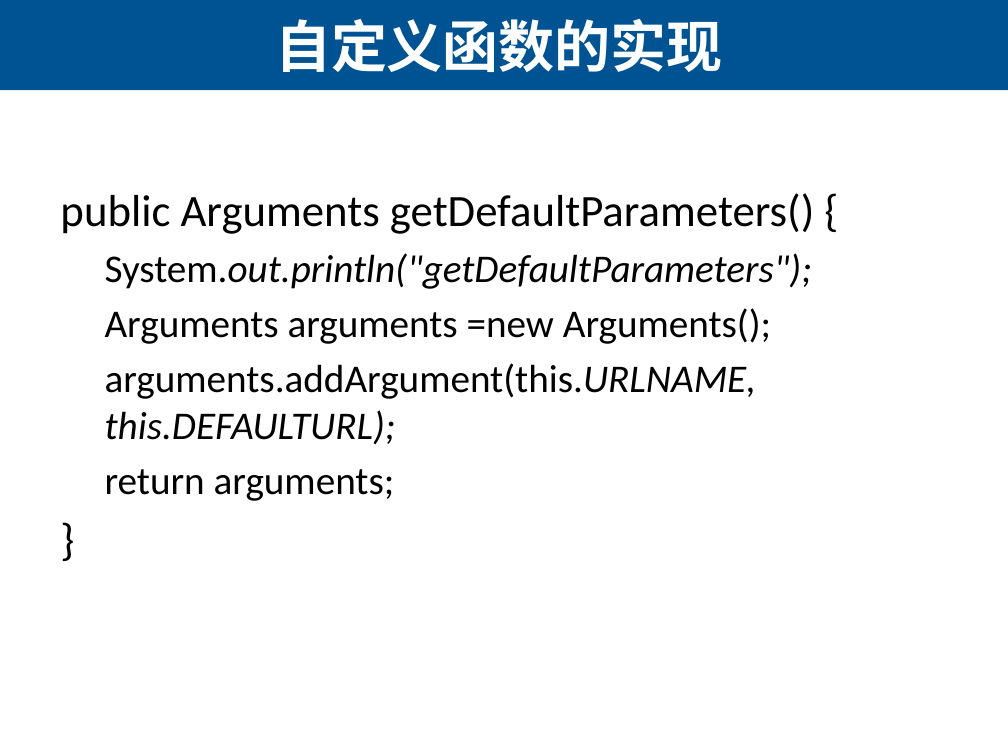
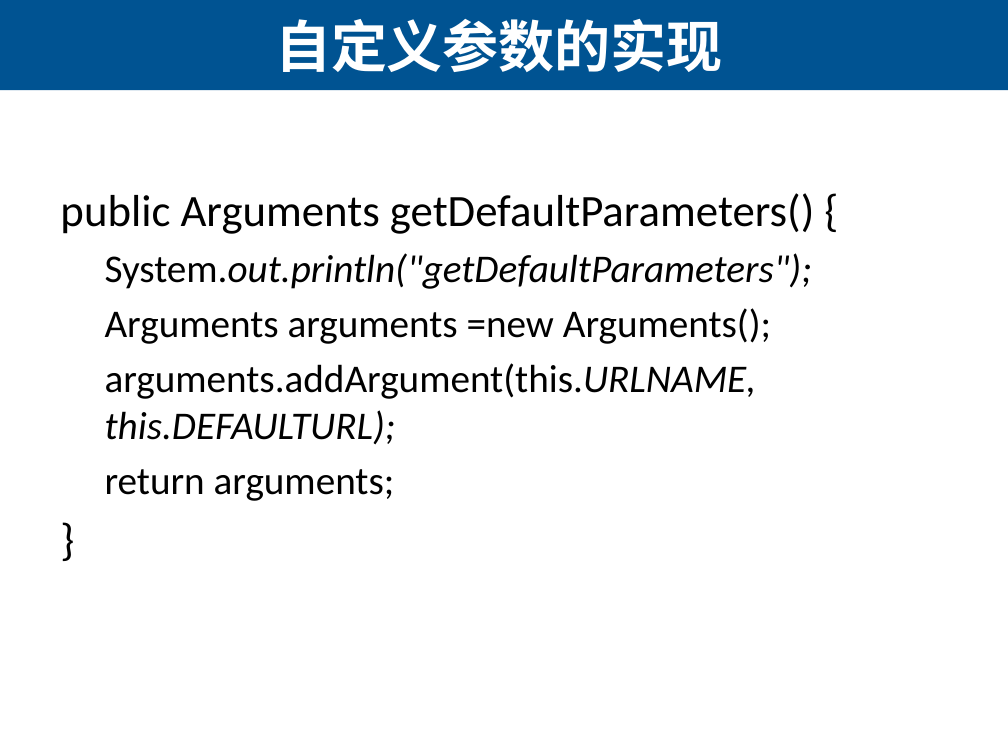
Before and after one commit to lihuanzhen/load-testing, a slide deck: slide 8 of 29 JMeter扩展开发.pptx. Drawn at 1008x756 pixels with LibreOffice and Linux fonts; fonts in the diff are those of the drawing. Boxes give left, top, right and bottom in pixels: in the first picture for what was removed or moved away, otherwise in the second. Text is boxed around its words. In the diff, an @@ line names an element or a change of style, - is before the commit and + after.

Commit message:
自定义java请求

```diff
--- a/29 JMeter扩展开发.pptx
+++ b/29 JMeter扩展开发.pptx
@@ title at bbox=[275, 19, 723, 72]: text changed @@
-自定义函数的实现
+自定义参数的实现
```
Also in this commit, not shown: 1 other slide changed, 1 other file.
